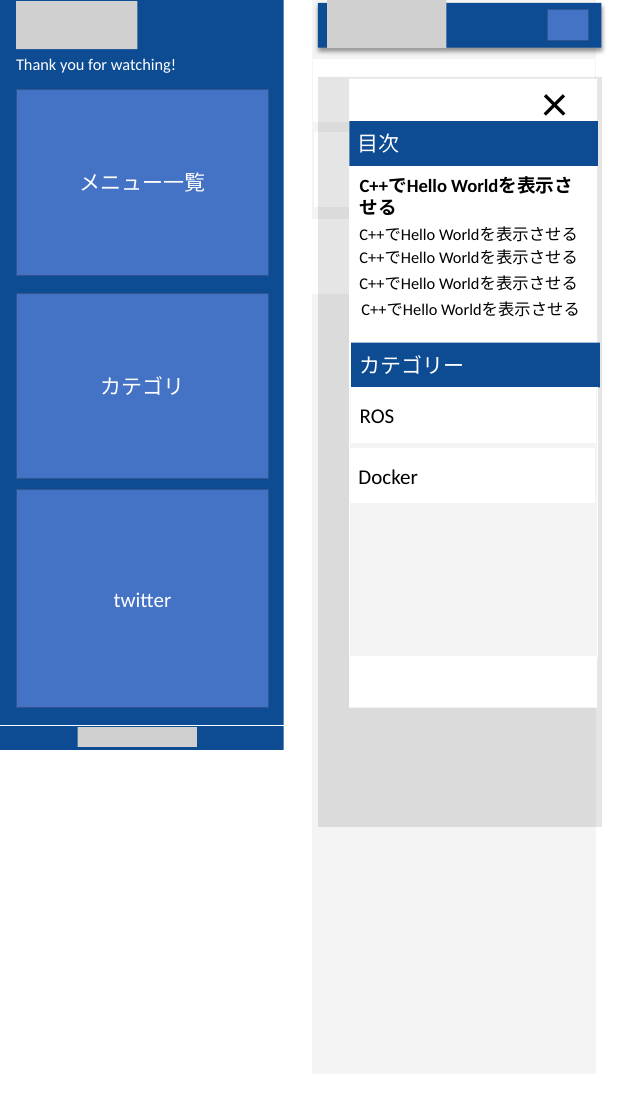
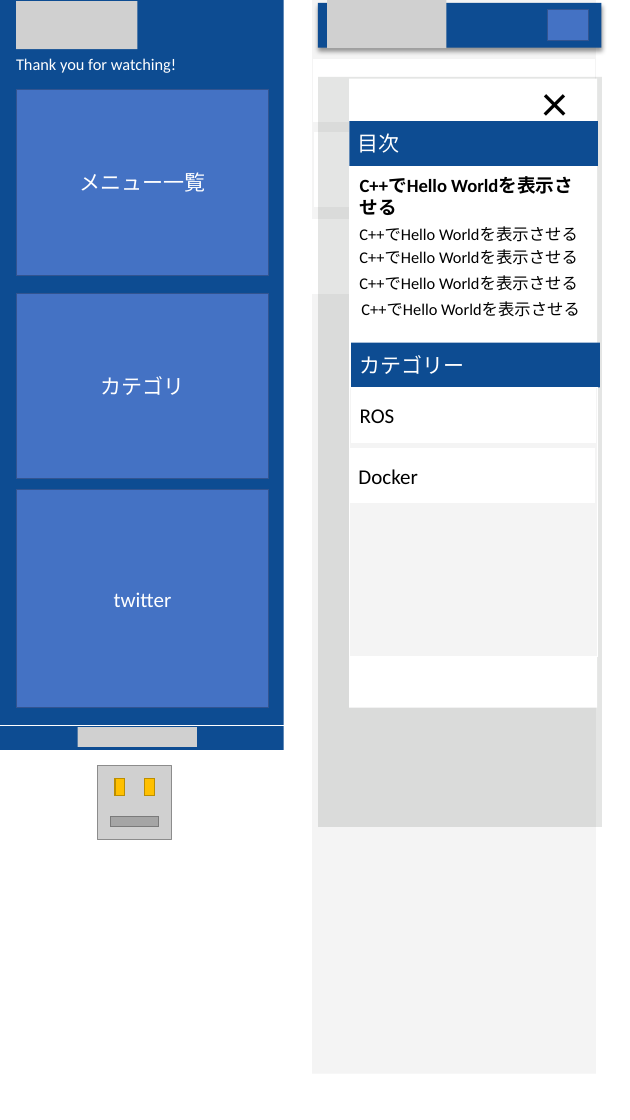
Before and after one commit to GodRyosuke/NewRyostudy2, a slide deck: slide 5 of デザイン.pptx. Drawn at 630x1120 pixels with LibreOffice and Linux fonts; fonts in the diff are those of the drawing; grey boxes stand for pictures. Boxes give left, top, right and bottom in pixels: in the first picture for what was removed or moved away, otherwise in the second. Text is boxed around its words. In the diff, an @@ line names an element or a change of style, - is before the commit and + after.

```diff
--- a/デザイン.pptx
+++ b/デザイン.pptx
@@ picture added at [97, 765, 171, 839] @@
@@ rectangle added at [115, 779, 125, 795], fill #FFC000, outline #BD8E00 1 pt @@
@@ rectangle added at [144, 779, 155, 795], fill #FFC000, outline #BD8E00 1 pt @@
@@ rectangle added at [110, 816, 158, 827], fill #A5A5A5, outline #7A7A7A 1 pt @@
```
Also in this commit, not shown: 11 other files.
